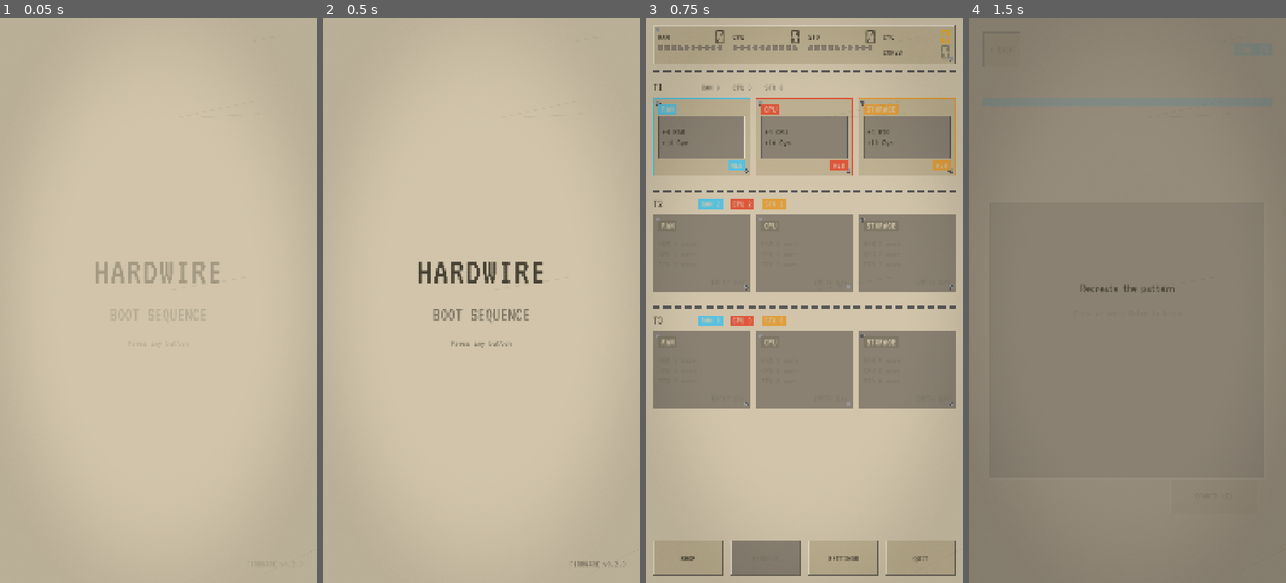
Above: before the commit, frames 1-4 (left to right).
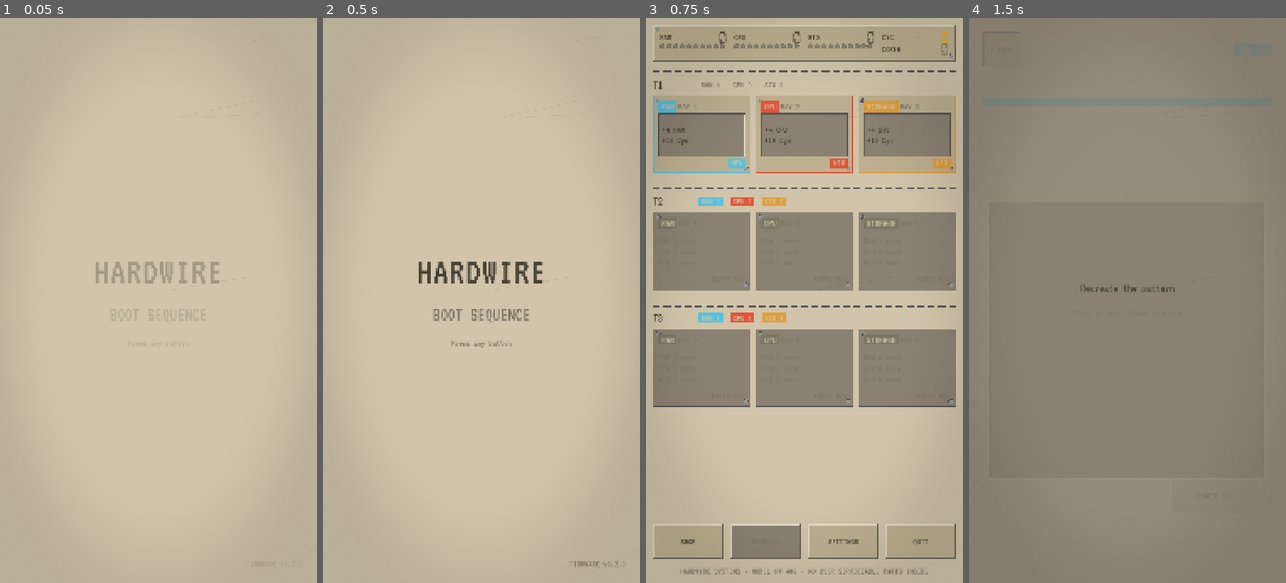
Above: after the commit, the same moments.

Repository: Kymr10n/hardwire
Game: Godot game, scene res://scenes/Main.tscn
Same seed, same stepped clock (60 frames per second), same inputs: the game is played once before the commit and once after it.
Inputs (mouse positions are in pixels of both pictures, inside the frame that each line leads up to):
- Up to frame 1 (0.05 s): no input
- Up to frame 2 (0.5 s): no input
- Up to frame 3 (0.75 s): tap Enter (ui_accept) at 0.5 s; move the mouse to (874, 272) at 0.52 s; hold Right (ui_right) from 0.53 s (still down); hold C (commit) from 0.53 s (still down); click (874, 272) at 0.67 s
- Up to frame 4 (1.5 s): tap Enter (ui_accept) at 0.77 s; release Right (ui_right) at 1.25 s; release C (commit) at 1.25 s; click (1026, 136) at 1.27 s

Frames 1-2 are identical in both runs. In frame 3, 8.8% of the frame differs, in the area x 2-98%, y 2-99%; in frame 4, nothing differs.

Commit message:
ui: stickers, part numbers, hazard frame
Fine-print footer on Overview, Shop and Settings; BAY n and J n designators; the shop is
PARTS & UPGRADES with part numbers, dot-matrix prices and BUY keycaps; dialog titles get a
rule; the Rebuild dialog wears the yellow-black hazard frame.

Co-Authored-By: Claude Fable 5.1 <noreply@anthropic.com>

Diff:
--- a/scenes/puzzles/StoragePad.gd
+++ b/scenes/puzzles/StoragePad.gd
@@ -153,6 +153,16 @@
 	Ui.draw_glow(self, face, Color(tint, alpha))
 	var mark: Color = get_theme_color("bg" if level() > 0.0 else "text", "Hardwire")
 	_draw_symbol(index % Symbol.size(), face.get_center(), size.x * SYMBOL_RADIUS, mark)
+	var small: int = get_theme_font_size("small", "Hardwire")
+	draw_string(
+		get_theme_default_font(),
+		face.position + Vector2(small / 2.0, small),
+		"J%d" % (index + 1),
+		HORIZONTAL_ALIGNMENT_LEFT,
+		-1,
+		small,
+		get_theme_color("text_dim", "Hardwire")
+	)
 	Ui.draw_focus(self, rect)
 
 
--- a/scenes/screens/OverviewScreen.gd
+++ b/scenes/screens/OverviewScreen.gd
@@ -39,6 +39,7 @@
 		side.add_child(spacer)
 	body.add_child(_build_list())
 	side.add_child(_build_buttons(landscape))
+	side.add_child(Ui.sticker(Ui.FINE_PRINT))
 	GameState.stats_changed.connect(_sync_rows)
 	GameState.upgrades_changed.connect(_refresh_rows)
 	GameState.cores_changed.connect(_refresh_rows)
@@ -126,6 +127,7 @@
 		]
 	)
 	var dialog := ConfirmDialog.open(self, "Rebuild?", message, "Rebuild")
+	dialog.hazard = true
 	dialog.confirmed.connect(
 		func() -> void:
 			GameState.rebuild()
--- a/scenes/screens/SettingsScreen.gd
+++ b/scenes/screens/SettingsScreen.gd
@@ -28,6 +28,7 @@
 	var actions: GridContainer = _grid(box)
 	var reset: Button = _add_button(actions, "Reset save", _on_reset)
 	reset.add_theme_color_override("font_color", get_theme_color("fail", "Hardwire"))
+	box.add_child(Ui.sticker(Ui.FINE_PRINT))
 	_refresh()
 
 
--- a/scenes/screens/ShopScreen.gd
+++ b/scenes/screens/ShopScreen.gd
@@ -1,7 +1,7 @@
 class_name ShopScreen
 extends Control
-## Upgrade shop (SPEC: Upgrade shop): Cycles balance on top, one card per upgrade. Saves after a
-## purchase.
+## Upgrade shop (SPEC: Upgrade shop), a parts catalog (DESIGN: Shop): Cycles balance on top, one
+## card per upgrade with its part number. Saves after a purchase.
 
 signal exit_requested
 
@@ -13,7 +13,10 @@
 func _ready() -> void:
 	var margin: int = get_theme_constant("margin", "Hardwire")
 	var column: VBoxContainer = Ui.screen_root(self)
-	_balance = Ui.header(column, "", exit_requested.emit)
+	Ui.header(column, "Parts & upgrades", exit_requested.emit)
+	_balance = Ui.readout("", "led_amber")
+	_balance.horizontal_alignment = HORIZONTAL_ALIGNMENT_RIGHT
+	column.add_child(_balance)
 
 	var scroll: ScrollContainer = Ui.scroll()
 	column.add_child(scroll)
@@ -31,13 +34,14 @@
 		list.add_child(card)
 		cards.append(card)
 
+	column.add_child(Ui.sticker(Ui.FINE_PRINT))
 	GameState.cycles_changed.connect(_refresh)
 	GameState.upgrades_changed.connect(_refresh)
 	_refresh()
 
 
 func _refresh() -> void:
-	_balance.text = "%d Cycles" % GameState.cycles
+	_balance.text = "%d CYC" % GameState.cycles
 	for card: UpgradeCard in cards:
 		card.refresh()
 
--- a/scenes/ui/BevelBox.gd
+++ b/scenes/ui/BevelBox.gd
@@ -3,12 +3,16 @@
 ## Plastic bevel (DESIGN: Shape language): a fill with a 1 px outline and `width` px edges, light
 ## at the top-left and dark at the bottom-right, swapped when `sunken`. With `screws`, a screw sits
 ## in two opposite corners, its slot at an angle hashed from the rect so it never repeats and
-## never changes between frames. Colors and sizes come from the theme that owns the instance.
+## never changes between frames. With `hazard`, a yellow-black striped band frames the box (the
+## Rebuild dialog only). Colors and sizes come from the theme that owns the instance.
 
 ## Screw inset from the corner and slot length, as fractions of the screw size.
 const SCREW_INSET := 1.0
 const SLOT_LENGTH := 0.7
 const SLOT_WIDTH := 2.0
+## Hazard band width and stripe pitch, in px at the reference size.
+const HAZARD_WIDTH := 14.0
+const STRIPE_PITCH := 28.0
 
 @export var bg: Color = Color.WHITE
 @export var light: Color = Color.WHITE
@@ -19,9 +23,14 @@
 @export var sunken: bool = false
 @export var screws: bool = false
 @export var screw_size: float = 0.0
+@export var hazard: bool = false
+@export var hazard_color: Color = Color.YELLOW
 
 
 func _draw(to_canvas_item: RID, rect: Rect2) -> void:
+	if hazard:
+		_stripes(to_canvas_item, rect)
+		rect = rect.grow(-HAZARD_WIDTH)
 	RenderingServer.canvas_item_add_rect(to_canvas_item, rect, outline)
 	var inner: Rect2 = rect.grow(-1)
 	RenderingServer.canvas_item_add_rect(to_canvas_item, inner, bg)
@@ -42,6 +51,37 @@
 		_screw(to_canvas_item, inner.end - Vector2(inset, inset), 1)
 
 
+## Diagonal stripes over the whole rect, clipped to it; the bevel drawn inside leaves only the
+## band showing.
+func _stripes(to_canvas_item: RID, rect: Rect2) -> void:
+	RenderingServer.canvas_item_add_rect(to_canvas_item, rect, hazard_color)
+	var frame := PackedVector2Array(
+		[
+			rect.position,
+			Vector2(rect.end.x, rect.position.y),
+			rect.end,
+			Vector2(rect.position.x, rect.end.y)
+		]
+	)
+	var h: float = rect.size.y
+	var half: float = STRIPE_PITCH / 2.0
+	var x: float = rect.position.x - h
+	while x < rect.end.x:
+		var stripe := PackedVector2Array(
+			[
+				Vector2(x, rect.end.y),
+				Vector2(x + h, rect.position.y),
+				Vector2(x + h + half, rect.position.y),
+				Vector2(x + half, rect.end.y),
+			]
+		)
+		for part: PackedVector2Array in Geometry2D.intersect_polygons(stripe, frame):
+			RenderingServer.canvas_item_add_polygon(
+				to_canvas_item, part, PackedColorArray([outline])
+			)
+		x += STRIPE_PITCH
+
+
 func _screw(to_canvas_item: RID, center: Vector2, corner: int) -> void:
 	var r: float = screw_size / 2.0
 	RenderingServer.canvas_item_add_circle(to_canvas_item, center, r, outline)
--- a/scenes/ui/ConfirmDialog.gd
+++ b/scenes/ui/ConfirmDialog.gd
@@ -1,11 +1,20 @@
 class_name ConfirmDialog
 extends Control
-## Modal dialog over the whole screen: title, message, a confirm button and an optional cancel
-## button. Frees itself after either button.
+## Modal dialog over the whole screen, a face plate screwed over it (DESIGN: Panels): title strip,
+## message, a confirm button and an optional cancel button. Frees itself after either button.
+## `hazard` gives it the yellow-black striped frame (the Rebuild dialog only).
 
 signal confirmed
 signal cancelled
 
+## The striped frame; set right after open().
+var hazard: bool = false:
+	set(value):
+		hazard = value
+		if _panel:
+			_panel.add_theme_stylebox_override("panel", get_theme_stylebox("hazard", "Hardwire"))
+
+var _panel: PanelContainer
 var _title: String
 var _message: String
 var _confirm_text: String
@@ -34,7 +43,17 @@
 	var box: VBoxContainer = Ui.modal(
 		self, Ui.pct(self, "dialog_dim_pct"), get_theme_constant("dialog_width", "Hardwire")
 	)
-	box.add_child(Ui.label(_title, get_theme_font_size("header", "Hardwire")))
+	_panel = box.get_parent()
+	if hazard:
+		hazard = true
+	var title: Label = Ui.label(_title, get_theme_font_size("header", "Hardwire"))
+	title.uppercase = true
+	var rule := StyleBoxFlat.new()
+	rule.draw_center = false
+	rule.border_width_bottom = 1
+	rule.border_color = get_theme_color("text_dim", "Hardwire")
+	title.add_theme_stylebox_override("normal", rule)
+	box.add_child(title)
 	var message: Label = Ui.label(_message)
 	message.autowrap_mode = TextServer.AUTOWRAP_WORD_SMART
 	box.add_child(message)
--- a/scenes/ui/SlotCard.gd
+++ b/scenes/ui/SlotCard.gd
@@ -137,6 +137,12 @@
 	_title = _add_label(top, SlotDef.TYPE_NAMES[slot.type], "card_title", false)
 	_title.uppercase = true
 	Ui.make_sticker(_title)
+	var bay: int = (
+		(slot.tier - 1) * SlotGenerator.TYPES.size() + SlotGenerator.TYPES.find(slot.type) + 1
+	)
+	var designator: Label = Ui.sticker("BAY %d" % bay)
+	designator.mouse_filter = Control.MOUSE_FILTER_IGNORE
+	top.add_child(designator)
 	var spacer := Control.new()
 	spacer.size_flags_horizontal = Control.SIZE_EXPAND_FILL
 	spacer.mouse_filter = Control.MOUSE_FILTER_IGNORE
--- a/scenes/ui/StatBar.gd
+++ b/scenes/ui/StatBar.gd
@@ -55,10 +55,9 @@
 	label.size_flags_horizontal = Control.SIZE_EXPAND_FILL
 	label.add_theme_font_size_override("font_size", get_theme_font_size("small", "Hardwire"))
 	row.add_child(label)
-	var readout := Label.new()
-	readout.add_theme_font_override("font", get_theme_font("readout", "Hardwire"))
-	readout.add_theme_font_size_override("font_size", get_theme_font_size("readout", "Hardwire"))
-	readout.add_theme_color_override("font_color", get_theme_color(color, "Hardwire"))
+	var readout: Label = Ui.readout("", color)
+	# Smaller than the shop readouts so four meters fit a phone width.
+	readout.add_theme_font_size_override("font_size", get_theme_font_size("card_title", "Hardwire"))
 	row.add_child(readout)
 	_readouts[key] = readout
 
--- a/scenes/ui/Ui.gd
+++ b/scenes/ui/Ui.gd
@@ -7,6 +7,8 @@
 const PERCENT := 100.0
 ## Side padding of a sticker label.
 const STICKER_PAD := 10.0
+## The footer of the main screens (DESIGN: Label conventions).
+const FINE_PRINT := "HARDWIRE SYSTEMS · MODEL HW-486 · NO USER-SERVICEABLE PARTS INSIDE"
 
 
 ## True when the node's viewport is wider than tall (Steam Deck, desktop).
@@ -203,6 +205,28 @@
 	)
 
 
+## A dot-matrix readout (DESIGN: Typography) in the theme color `color`.
+static func readout(text: String, color: String) -> Label:
+	var theme: Theme = ThemeDB.get_project_theme()
+	var l := Label.new()
+	l.text = text
+	l.add_theme_font_override("font", theme.get_font("readout", "Hardwire"))
+	l.add_theme_font_size_override("font_size", theme.get_font_size("readout", "Hardwire"))
+	l.add_theme_color_override("font_color", theme.get_color(color, "Hardwire"))
+	return l
+
+
+## Fine print (DESIGN: Stickers & stamps): a small, dim, ALL CAPS centered label for footers and
+## designators.
+static func sticker(text: String) -> Label:
+	var l: Label = dim_label(text)
+	l.uppercase = true
+	l.add_theme_font_size_override(
+		"font_size", ThemeDB.get_project_theme().get_font_size("small", "Hardwire")
+	)
+	return l
+
+
 ## A centered label in the dim text color (prompts and notes).
 static func dim_label(text: String) -> Label:
 	var l: Label = label(text)
--- a/scenes/ui/UpgradeCard.gd
+++ b/scenes/ui/UpgradeCard.gd
@@ -1,7 +1,8 @@
 class_name UpgradeCard
 extends PanelContainer
-## One upgrade in the shop (SPEC: Upgrade shop): name, level, current and next effect, and a buy
-## button with the cost, greyed out when unaffordable or maxed.
+## One upgrade in the shop (SPEC: Upgrade shop), a catalog line item (DESIGN: Shop): part number,
+## name, level, current and next effect, the price as a readout and a BUY keycap, greyed out
+## when unaffordable or maxed.
 
 signal buy_pressed(id: String)
 
@@ -13,12 +14,21 @@
 	"overclock": "Overclock",
 	"cycle_miner": "Cycle miner",
 }
+const PART_NUMBERS := {
+	"replay_buffer": "PN HW-RB2",
+	"longer_exposure": "PN HW-LE5",
+	"metronome": "PN HW-MT5",
+	"time_dilation": "PN HW-TD5",
+	"overclock": "PN HW-OC9",
+	"cycle_miner": "PN HW-CM9",
+}
 
 var id: String = ""
 
 var buy_button: Button
 var _title: Label
 var _effect: Label
+var _price: Label
 
 
 func _init(p_id: String = "") -> void:
@@ -33,6 +43,7 @@
 	var text := VBoxContainer.new()
 	text.size_flags_horizontal = Control.SIZE_EXPAND_FILL
 	row.add_child(text)
+	text.add_child(Ui.sticker(PART_NUMBERS.get(id, "PN HW-000")))
 	_title = Label.new()
 	_title.add_theme_font_size_override("font_size", get_theme_font_size("card_title", "Hardwire"))
 	text.add_child(_title)
@@ -41,9 +52,14 @@
 	_effect.add_theme_color_override("font_color", get_theme_color("text_dim", "Hardwire"))
 	_effect.autowrap_mode = TextServer.AUTOWRAP_WORD_SMART
 	text.add_child(_effect)
-	buy_button = Ui.button("", func() -> void: buy_pressed.emit(id), true)
-	buy_button.size_flags_vertical = Control.SIZE_SHRINK_CENTER
-	row.add_child(buy_button)
+	var order := VBoxContainer.new()
+	order.size_flags_vertical = Control.SIZE_SHRINK_CENTER
+	row.add_child(order)
+	_price = Ui.readout("", "text")
+	_price.horizontal_alignment = HORIZONTAL_ALIGNMENT_CENTER
+	order.add_child(_price)
+	buy_button = Ui.button("Buy", func() -> void: buy_pressed.emit(id), true)
+	order.add_child(buy_button)
 	refresh()
 
 
@@ -57,9 +73,11 @@
 	if maxed:
 		_effect.text = effect_text(id, level) + "  (max)"
 		buy_button.text = "MAX"
+		_price.text = "---"
 	else:
 		_effect.text = "%s  ->  %s" % [effect_text(id, level), effect_text(id, level + 1)]
-		buy_button.text = "%d CYC" % Economy.upgrade_cost(id, level)
+		buy_button.text = "BUY"
+		_price.text = "%d CYC" % Economy.upgrade_cost(id, level)
 	buy_button.disabled = not Economy.can_buy(id, GameState.upgrade_level(id), GameState.cycles)
 
 
--- a/theme/hardwire_theme.tres
+++ b/theme/hardwire_theme.tres
@@ -63,6 +63,23 @@
 content_margin_top = 48.0
 content_margin_right = 48.0
 content_margin_bottom = 48.0
+
+[sub_resource type="StyleBox" id="hazard"]
+script = ExtResource("3_bevel")
+bg = Color(0.847, 0.796, 0.69, 1)
+light = Color(0.929, 0.89, 0.808, 1)
+dark = Color(0.431, 0.408, 0.357, 1)
+outline = Color(0.353, 0.353, 0.353, 1)
+metal = Color(0.612, 0.612, 0.612, 1)
+width = 2
+screws = true
+screw_size = 16.0
+hazard = true
+hazard_color = Color(1, 0.69, 0, 1)
+content_margin_left = 62.0
+content_margin_top = 62.0
+content_margin_right = 62.0
+content_margin_bottom = 62.0
 
 [sub_resource type="StyleBox" id="recess"]
 script = ExtResource("3_bevel")
@@ -88,10 +105,10 @@
 width = 2
 screws = true
 screw_size = 16.0
-content_margin_left = 16.0
-content_margin_top = 16.0
-content_margin_right = 16.0
-content_margin_bottom = 16.0
+content_margin_left = 24.0
+content_margin_top = 24.0
+content_margin_right = 24.0
+content_margin_bottom = 24.0
 
 [sub_resource type="StyleBox" id="plate"]
 script = ExtResource("3_bevel")
@@ -142,6 +159,7 @@
 Hardwire/fonts/title = SubResource("title_font")
 Hardwire/fonts/readout = ExtResource("2_readout")
 Hardwire/icons/glow = SubResource("glow")
+Hardwire/styles/hazard = SubResource("hazard")
 Hardwire/styles/recess = SubResource("recess")
 Hardwire/styles/bay = SubResource("bay")
 Hardwire/styles/plate = SubResource("plate")
Not shown: 1 places in theme/hardwire_theme.tres that only renumber resources
